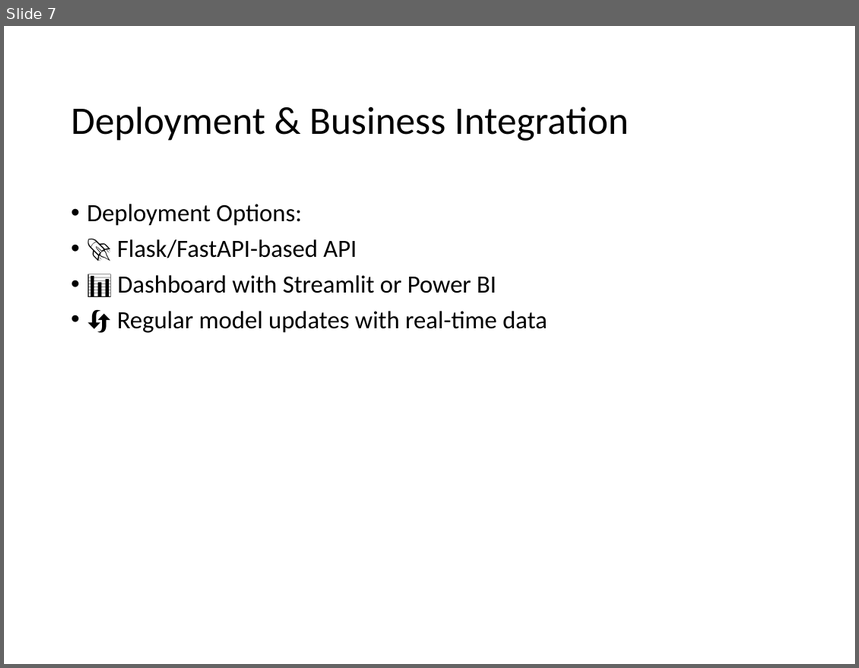
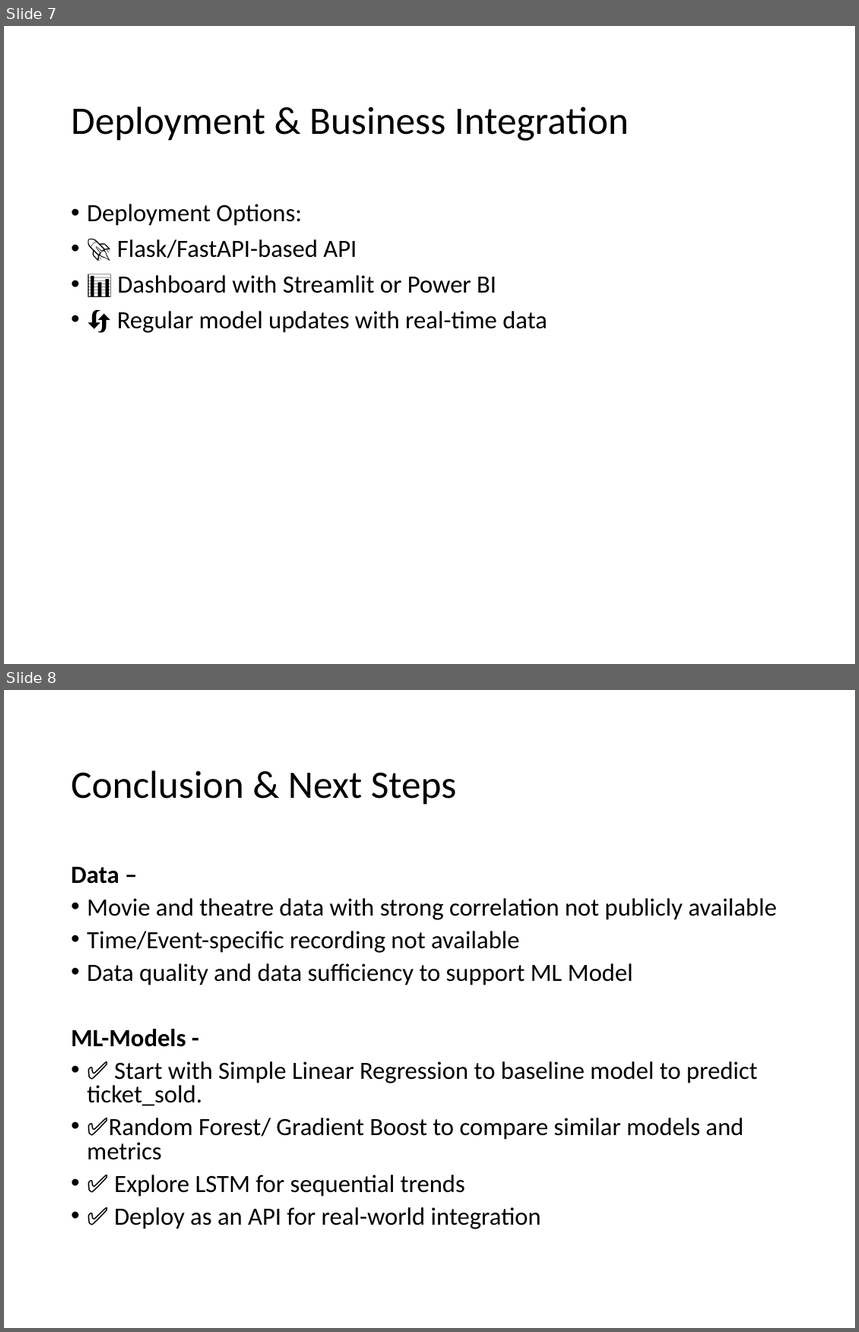
Before and after one commit to bharat15-ml/PVR_Movie_Project, a slide deck: Theatre_Seat_Occupancy.pptx. Shown one above the other, each under a label of ours: slide 7 before the commit, slides 7 and 8 after it. The pictures are 859x668 and 859x1332 pixels, drawn with LibreOffice and Linux fonts; fonts in the diff are those of the drawing. Boxes give left, top, right and bottom in pixels: in the first picture for what was removed or moved away, otherwise in the second. Text is boxed around its words. In the diff, an @@ line names an element or a change of style, - is before the commit and + after.

```diff
--- a/Theatre_Seat_Occupancy.pptx
+++ b/Theatre_Seat_Occupancy.pptx
@@ slide 8 added at (4,690,855,1328), background #FFFFFF @@
@@ title added at (71,771,457,805), 33 pt, text #000000 @@
+Conclusion & Next Steps
@@ text added at (71,866,778,1230), 21 pt, text #000000 @@
+Data –
+• Movie and theatre data with strong correlation not publicly available
+• Time/Event-specific recording not available
+• Data quality and data sufficiency to support ML Model
+ML-Models -
+• ✅ Start with Simple Linear Regression to baseline model to predict ticket_sold.
+• ✅Random Forest/ Gradient Boost to compare similar models and metrics
+• ✅ Explore LSTM for sequential trends
+• ✅ Deploy as an API for real-world integration
```
Also in this commit, not shown: 3 slides changed.
